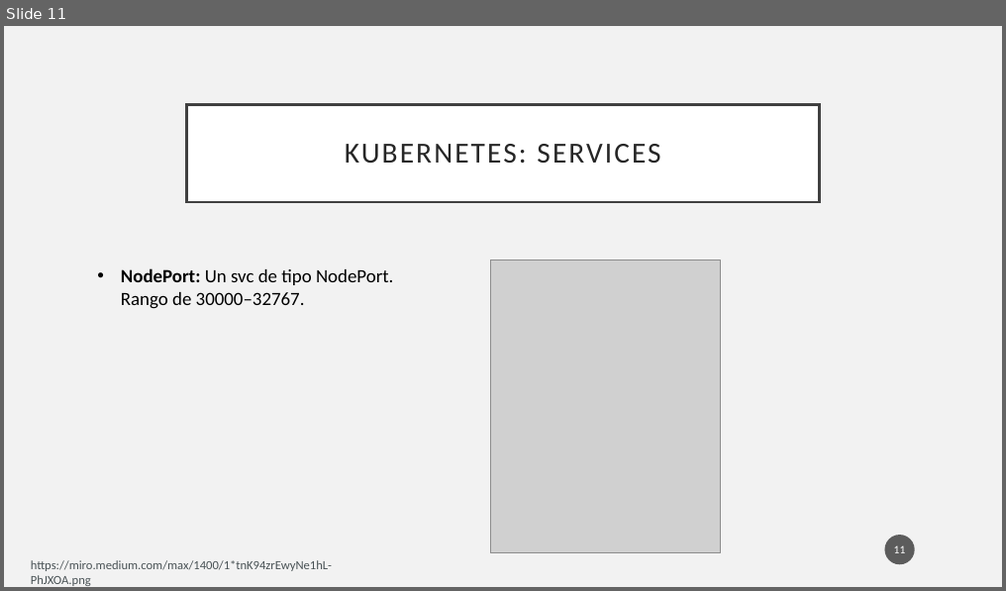
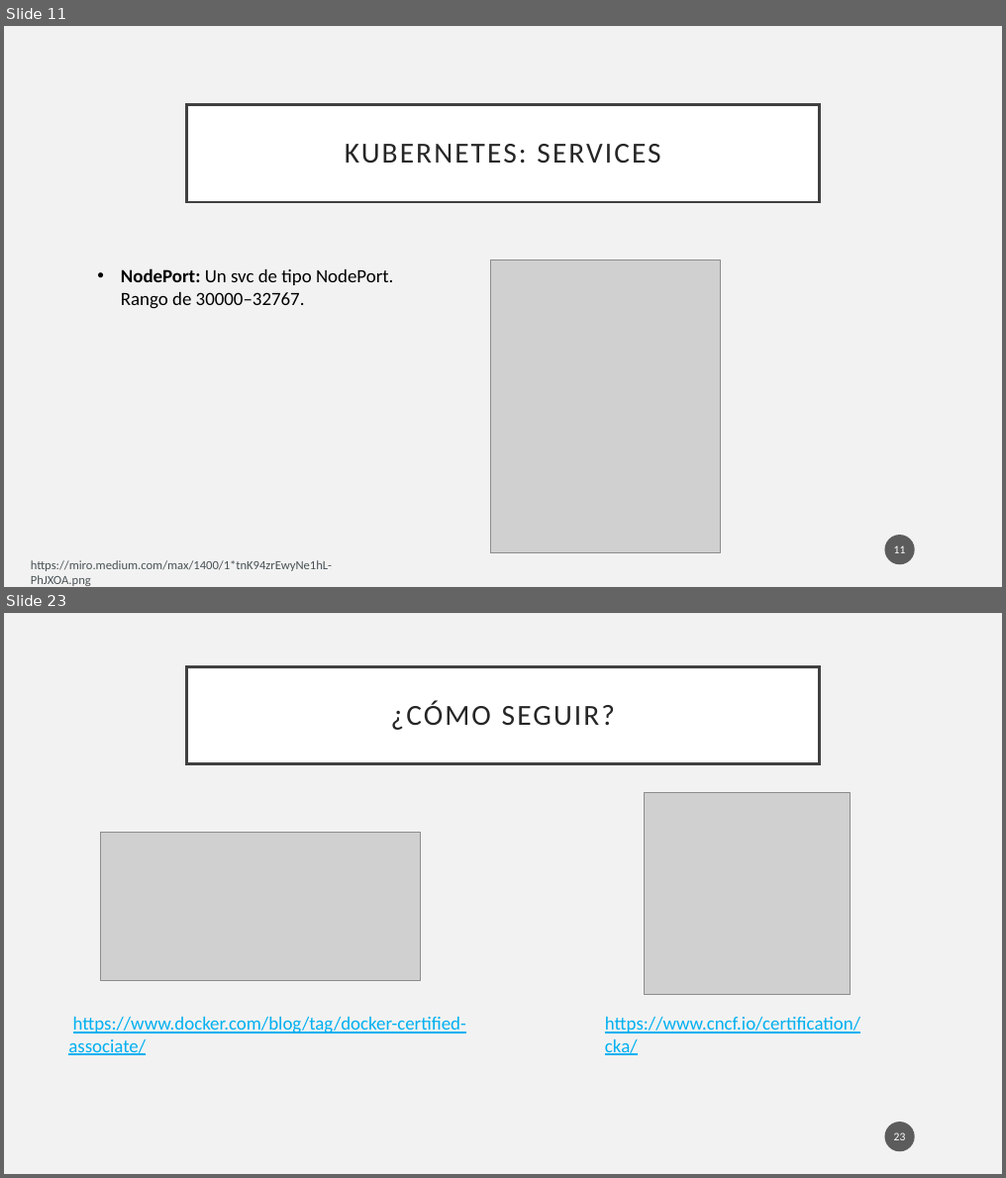
Before and after one commit to pablodevrzmz/python-docker-k8s-workshop, a slide deck: week 3/week_3.pptx. Shown one above the other, each under a label of ours: slide 11 before the commit, slides 11 and 23 after it; the slides between them are not shown. The pictures are 1006x591 and 1006x1178 pixels, drawn with LibreOffice and Linux fonts; fonts in the diff are those of the drawing; grey boxes stand for pictures. Boxes give left, top, right and bottom in pixels: in the first picture for what was removed or moved away, otherwise in the second. Text is boxed around its words. In the diff, an @@ line names an element or a change of style, - is before the commit and + after.

```diff
--- a/week 3/week_3.pptx
+++ b/week 3/week_3.pptx
@@ slide 23 added at [4,613,1002,1174], background #F2F2F2 @@
@@ title added at [187,666,819,764], fill #FFFFFF, outline #404040 2.5 pt, 28 pt, text #262626 @@
+¿CÓMO SEGUIR?
@@ picture added at [645,792,849,994] @@
@@ picture added at [100,832,420,980] @@
@@ text added at [68,1017,466,1056], 18 pt, text #00B0F0, underline @@
+https://www.docker.com/blog/tag/docker-certified-associate/
@@ text added at [605,1017,860,1056], 18 pt, text #00B0F0, underline @@
+https://www.cncf.io/certification/cka/
@@ page number added at [885,1122,915,1152], fill #1D1D1D at 70% opacity, 11 pt, text #FFFFFF @@
+23
```
Also in this commit, not shown: 12 other slides added, 27 slides removed, 13 other files.
